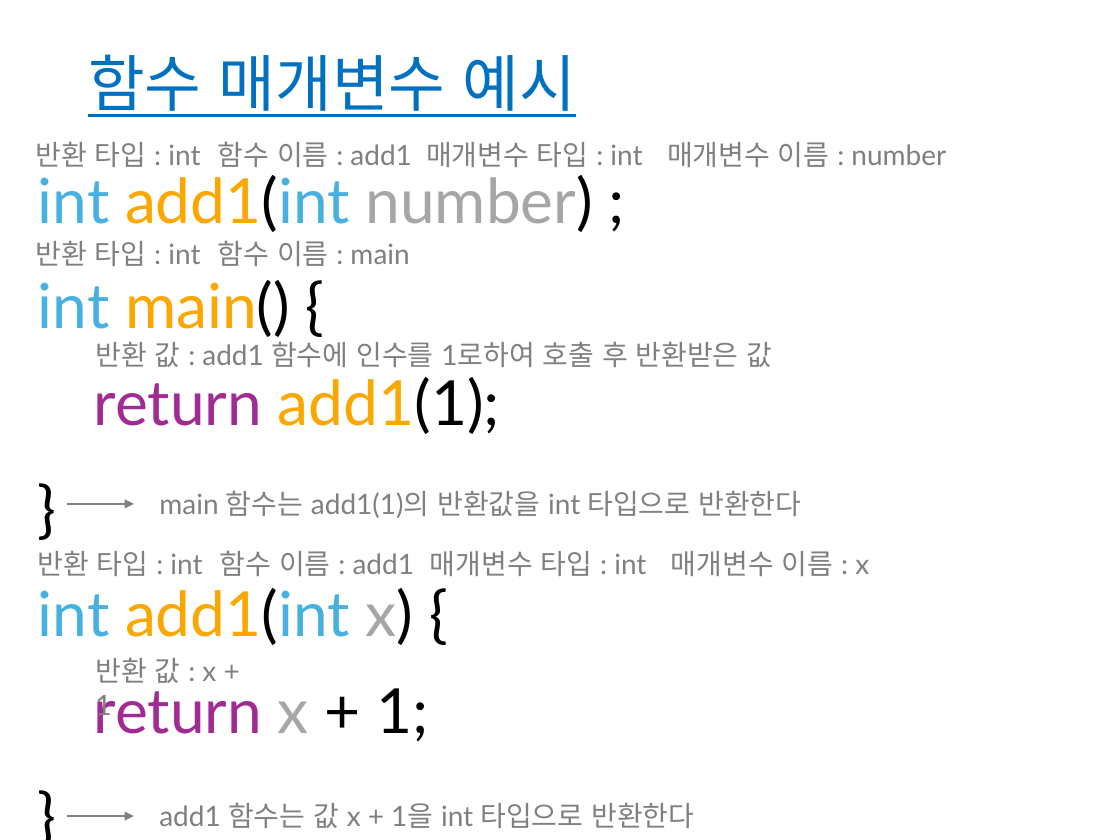
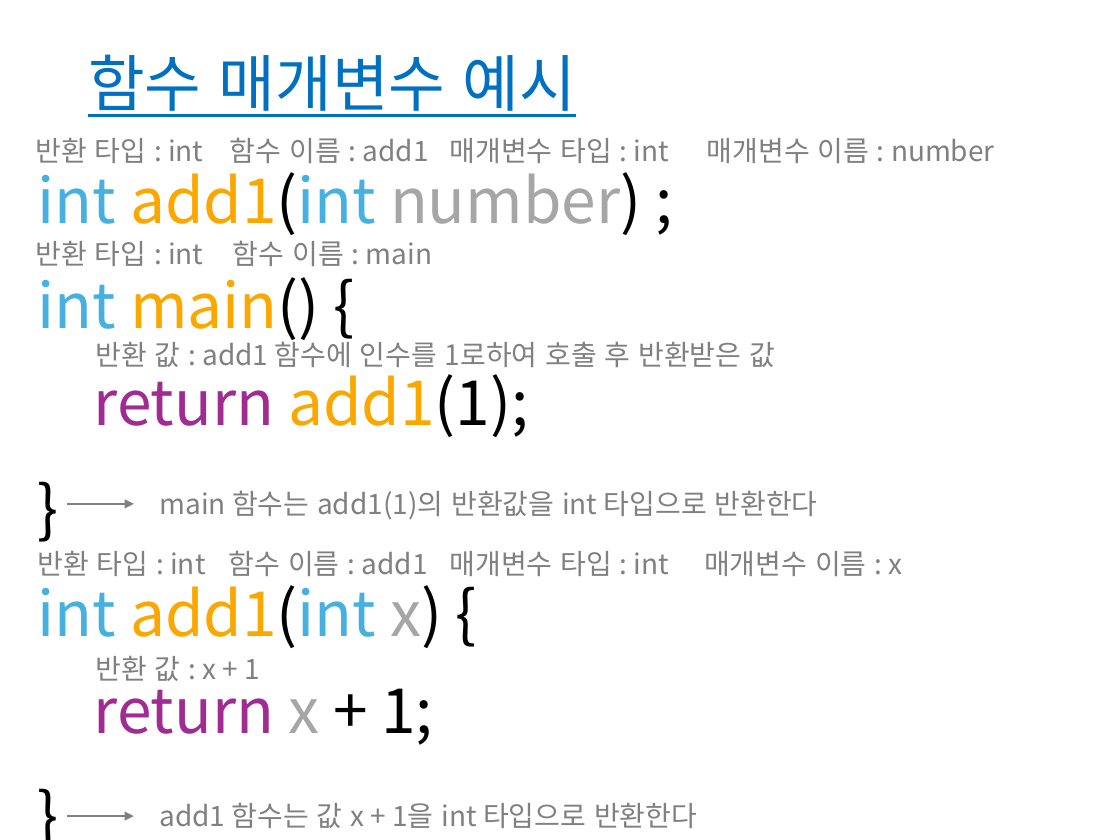
Before and after one commit to sunny1013/Computer-Programming-and-Practice-2025-1, a slide deck: slide 38 of C소개_실습제외.pptx (slide 39 before the commit). Drawn at 1120x840 pixels with LibreOffice and Linux fonts; fonts in the diff are those of the drawing. Boxes give left, top, right and bottom in pixels: in the first picture for what was removed or moved away, otherwise in the second. Text is boxed around its words. In the diff, an @@ line names an element or a change of style, - is before the commit and + after.

```diff
--- a/C소개_실습제외.pptx
+++ b/C소개_실습제외.pptx
@@ text "함수 이름 : add1" moved from (x1=218, y1=141, x2=411, y2=167) to (x1=230, y1=137, x2=429, y2=163) @@
@@ text "매개변수 타입 : int" moved from (x1=426, y1=142, x2=642, y2=167) to (x1=450, y1=138, x2=669, y2=163) @@
@@ font Lato to Noto Sans CJK KR in 15 elements at (x1=38, y1=160, x2=641, y2=745), (x1=38, y1=551, x2=205, y2=576), (x1=35, y1=241, x2=203, y2=266), (x1=159, y1=490, x2=818, y2=519), (x1=95, y1=337, x2=775, y2=367), (x1=35, y1=138, x2=203, y2=163), (x1=159, y1=802, x2=697, y2=828), (x1=229, y1=550, x2=428, y2=576), (x1=233, y1=240, x2=432, y2=266), (x1=450, y1=551, x2=669, y2=576), (x1=230, y1=137, x2=429, y2=163), (x1=95, y1=656, x2=260, y2=681), (x1=450, y1=138, x2=669, y2=163), (x1=704, y1=551, x2=902, y2=576), (x1=707, y1=138, x2=995, y2=163) @@
@@ text "매개변수 이름 : number" moved from (x1=667, y1=142, x2=946, y2=167) to (x1=707, y1=138, x2=995, y2=163) @@
@@ text "함수 이름 : main" moved from (x1=218, y1=240, x2=409, y2=266) to (x1=233, y1=240, x2=432, y2=266) @@
@@ text "함수 이름 : add1" moved from (x1=220, y1=550, x2=414, y2=576) to (x1=229, y1=550, x2=428, y2=576) @@
@@ text "매개변수 타입 : int" moved from (x1=430, y1=551, x2=646, y2=576) to (x1=450, y1=551, x2=669, y2=576) @@
@@ text "매개변수 이름 : x" moved from (x1=671, y1=551, x2=869, y2=576) to (x1=704, y1=551, x2=902, y2=576) @@
```
Also in this commit, not shown: 104 other slides changed, 1 slide removed.
